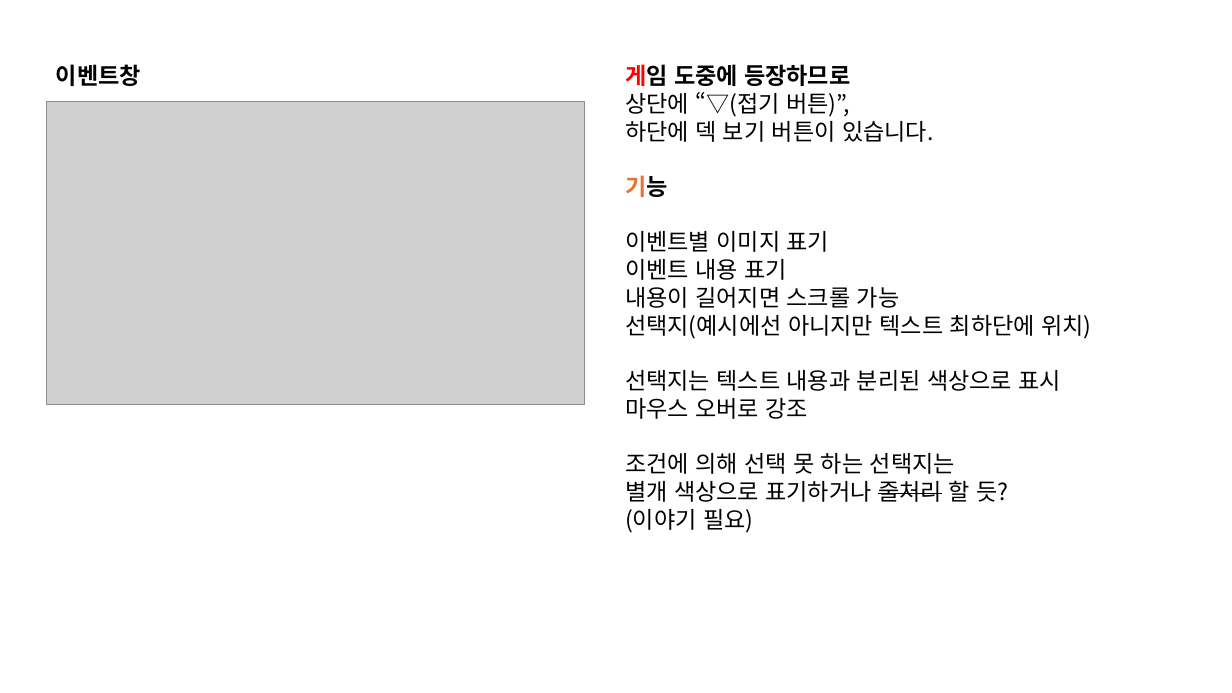
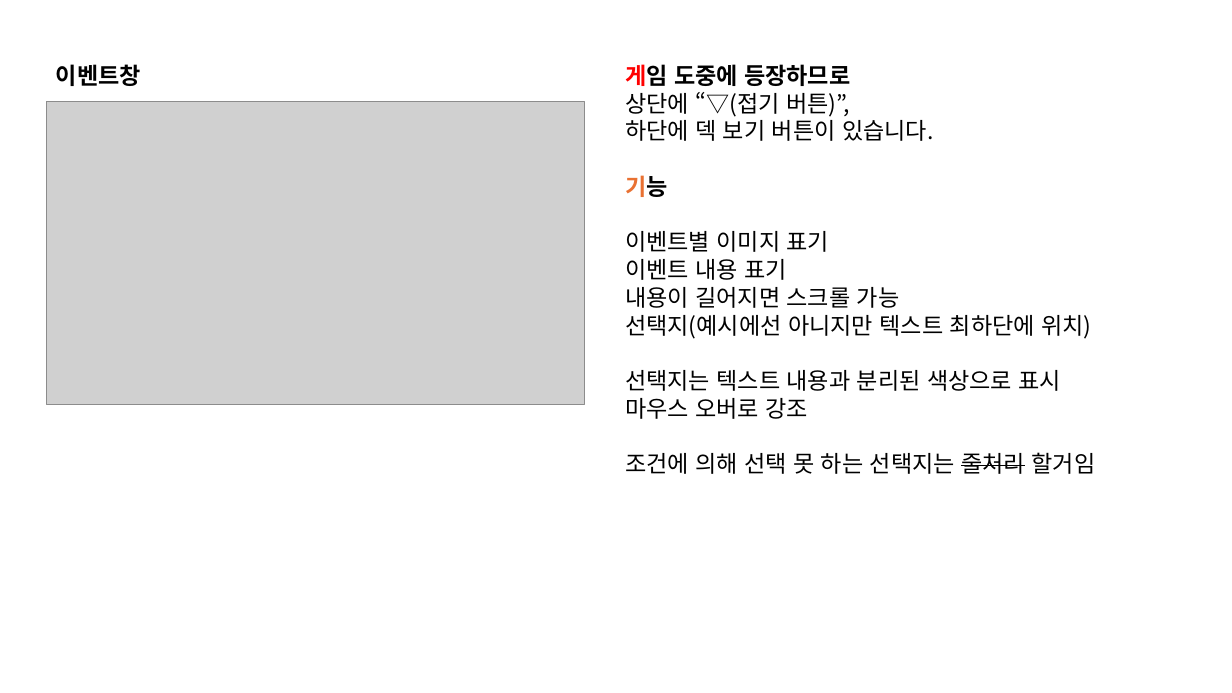
Before and after one commit to kauthor/FluffyDisdog, a slide deck: slide 6 of Plan/기획서/땅부수기2026 ch2.pptx. Drawn at 1232x693 pixels with LibreOffice and Linux fonts; fonts in the diff are those of the drawing; grey boxes stand for pictures. Boxes give left, top, right and bottom in pixels: in the first picture for what was removed or moved away, otherwise in the second. Text is boxed around its words. In the diff, an @@ line names an element or a change of style, - is before the commit and + after.

```diff
--- a/Plan/기획서/땅부수기2026 ch2.pptx
+++ b/Plan/기획서/땅부수기2026 ch2.pptx
@@ text at (625,452,1096,474): text changed @@
-조건에 의해 선택 못 하는 선택지는
-별개 색상으로 표기하거나 줄처리 할 듯?
-(이야기 필요)
+조건에 의해 선택 못 하는 선택지는 줄처리 할거임
```
Also in this commit, not shown: 3 other slides changed.
